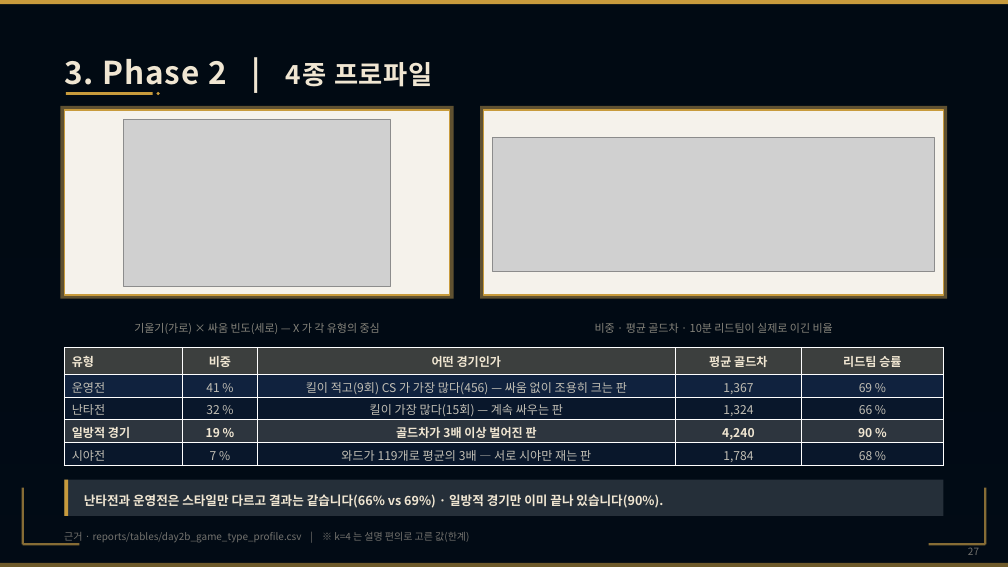
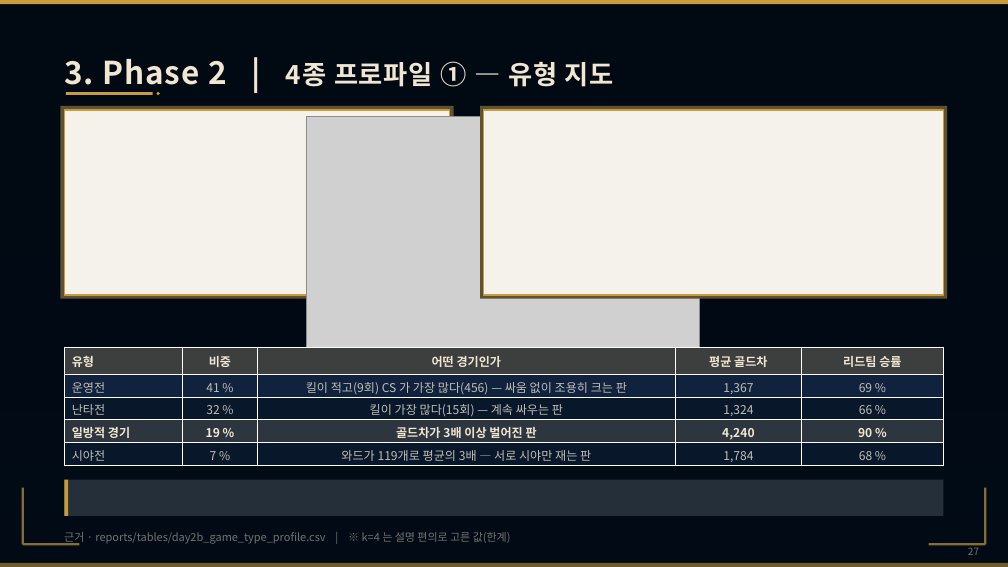
Before and after one commit to wpalswpa/project2608, a slide deck: slide 27 of 4조(십분컷)_미니2프로젝트_LoL 인게임 시점별 경기 데이터 기반 승패 예측 및 핵심 승리요인 분석_발표자료.pptx. Drawn at 1008x567 pixels with LibreOffice and Linux fonts; fonts in the diff are those of the drawing; grey boxes stand for pictures; background and template pictures are left out. Boxes give left, top, right and bottom in pixels: in the first picture for what was removed or moved away, otherwise in the second. Text is boxed around its words. In the diff, an @@ line names an element or a change of style, - is before the commit and + after.

```diff
--- a/4조(십분컷)_미니2프로젝트_LoL 인게임 시점별 경기 데이터 기반 승패 예측 및 핵심 승리요인 분석_발표자료.pptx
+++ b/4조(십분컷)_미니2프로젝트_LoL 인게임 시점별 경기 데이터 기반 승패 예측 및 핵심 승리요인 분석_발표자료.pptx
@@ text at bbox=[64, 59, 614, 93]: text changed; size 30 to 25 pt @@
-3. Phase 2 | 4종 프로파일
+3. Phase 2 | 4종 프로파일 ① — 유형 지도
@@ picture: place and size @@
-picture at bbox=[124, 119, 390, 287]
+picture at bbox=[307, 116, 700, 361]
@@ picture removed at bbox=[493, 138, 935, 271] @@
@@ text removed at bbox=[595, 323, 833, 333] @@
-비중 · 평균 골드차 · 10분 리드팀이 실제로 이긴 비율
@@ text "기울기(가로) × 싸움 빈도(세로) — ...": place and size @@
-text "기울기(가로) × 싸움 빈도(세로) — ..." at bbox=[134, 323, 380, 334]
+text "기울기(가로) × 싸움 빈도(세로) — ..." at bbox=[369, 382, 629, 391]
@@ text "기울기(가로) × 싸움 빈도(세로) — ..." at bbox=[369, 382, 629, 391]: size 10.5 to 11 pt @@
@@ text removed at bbox=[84, 494, 663, 508] @@
-난타전과 운영전은 스타일만 다르고 결과는 같습니다(66% vs 69%) · 일방적 경기만 이미 끝나 있습니다(90%).
@@ text "근거 · reports/tables/day2b_game_type_profile.csv | ※ ..." at bbox=[64, 532, 511, 545]: size 9.5 to 10.5 pt @@
```
Also in this commit, not shown: 27 other slides changed, 1 slide added, 1 other file.
